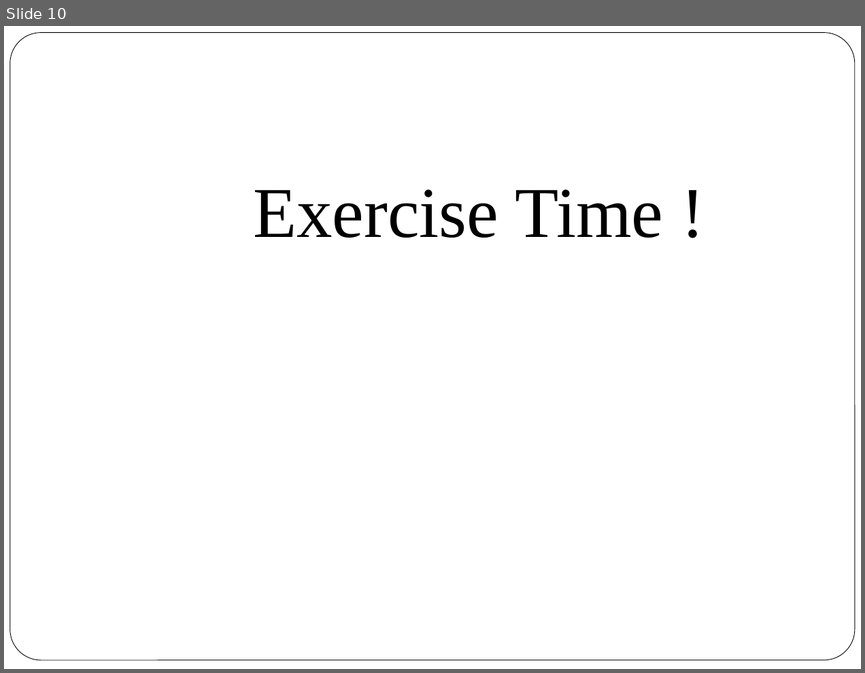
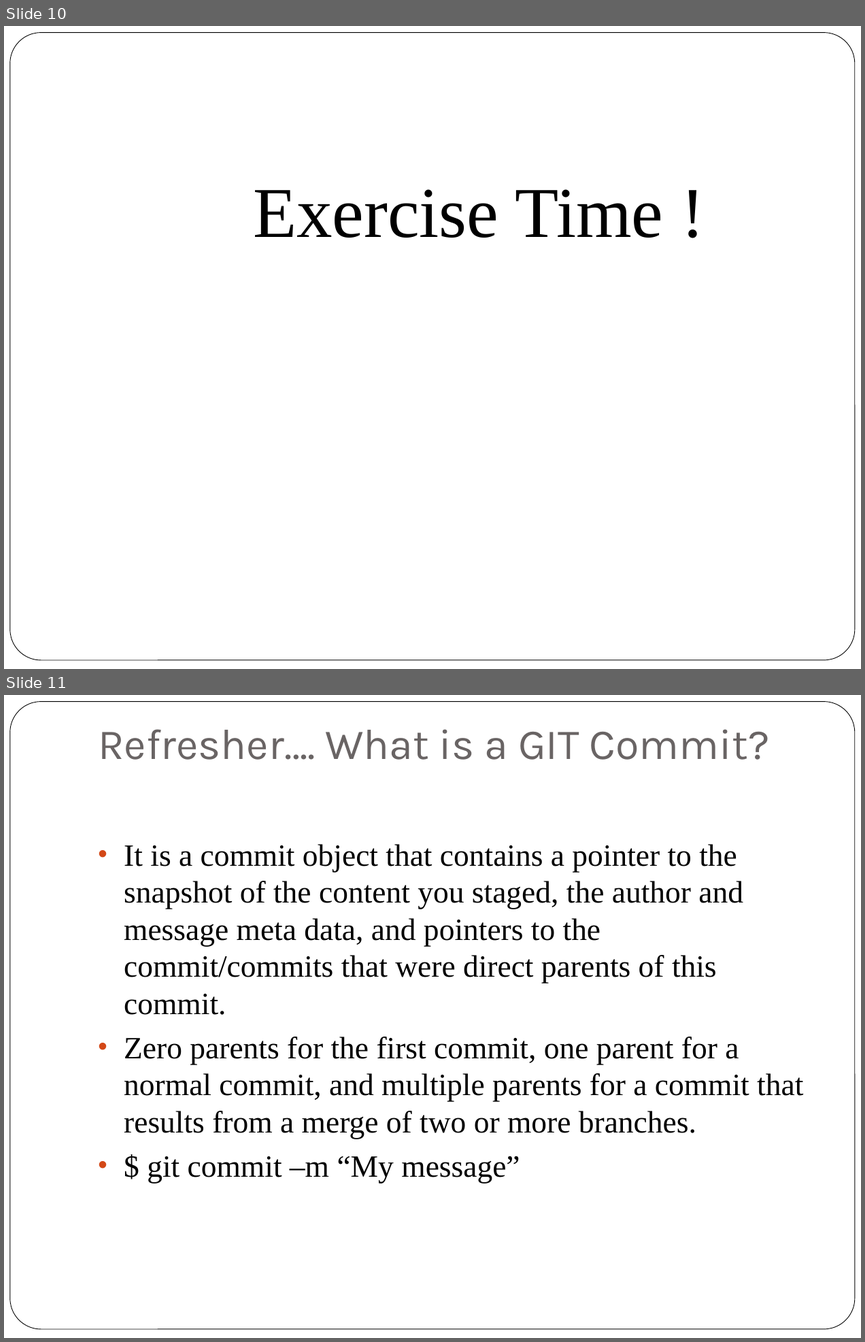
Before and after one commit to sowjumn/GITWWC, a slide deck: GIT.pptx. Shown one above the other, each under a label of ours: slide 10 before the commit, slides 10 and 11 after it. The pictures are 865x673 and 865x1342 pixels, drawn with LibreOffice and Linux fonts; fonts in the diff are those of the drawing. Boxes give left, top, right and bottom in pixels: in the first picture for what was removed or moved away, otherwise in the second. Text is boxed around its words. In the diff, an @@ line names an element or a change of style, - is before the commit and + after.

Commit message:
updated PPT with branches and rebasing

```diff
--- a/GIT.pptx
+++ b/GIT.pptx
@@ slide 11 added at (x1=4, y1=695, x2=861, y2=1338), background #FFFFFF; not listed: 1 template element that a slide beside it also shows @@
@@ title added at (x1=98, y1=729, x2=770, y2=760), 36 pt, text #696464 @@
+Refresher…. What is a GIT Commit?
@@ text added at (x1=124, y1=844, x2=803, y2=1183), 26 pt, text #000000 @@
+• It is a commit object that contains a pointer to the snapshot of the content you staged, the author and message meta data, and pointers to the commit/commits that were direct parents of this commit.
+• Zero parents for the first commit, one parent for a normal commit, and multiple parents for a commit that results from a merge of two or more branches.
+• $ git commit –m “My message”
```
Also in this commit, not shown: 1 slide changed, 14 other slides added.
